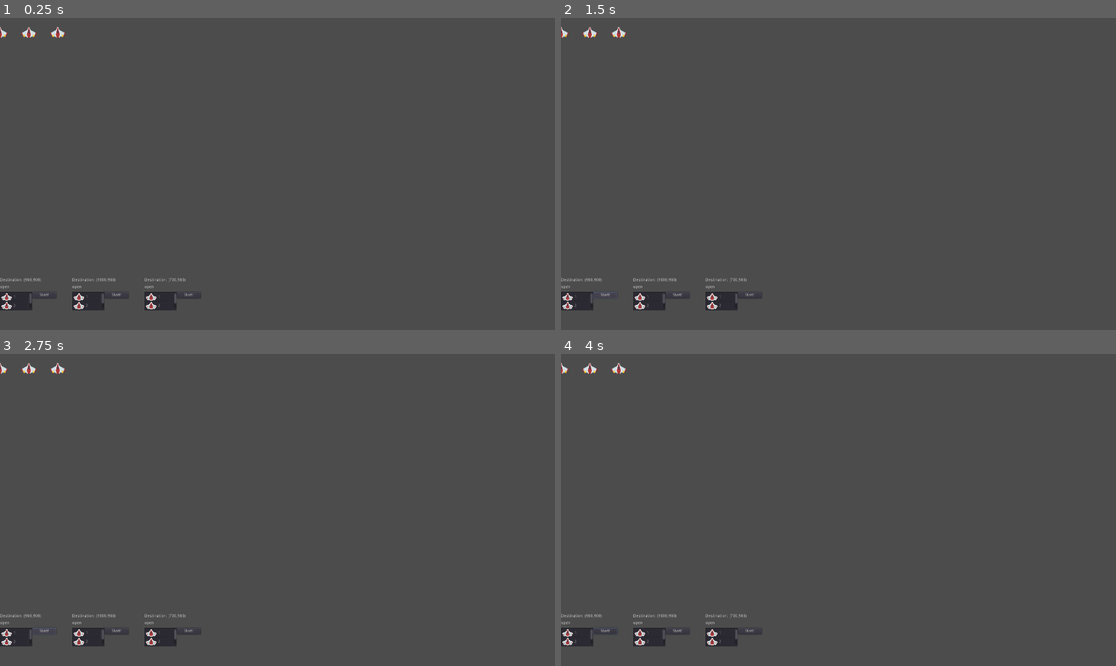
Above: before the commit, frames 1-4 (two rows, left to right).
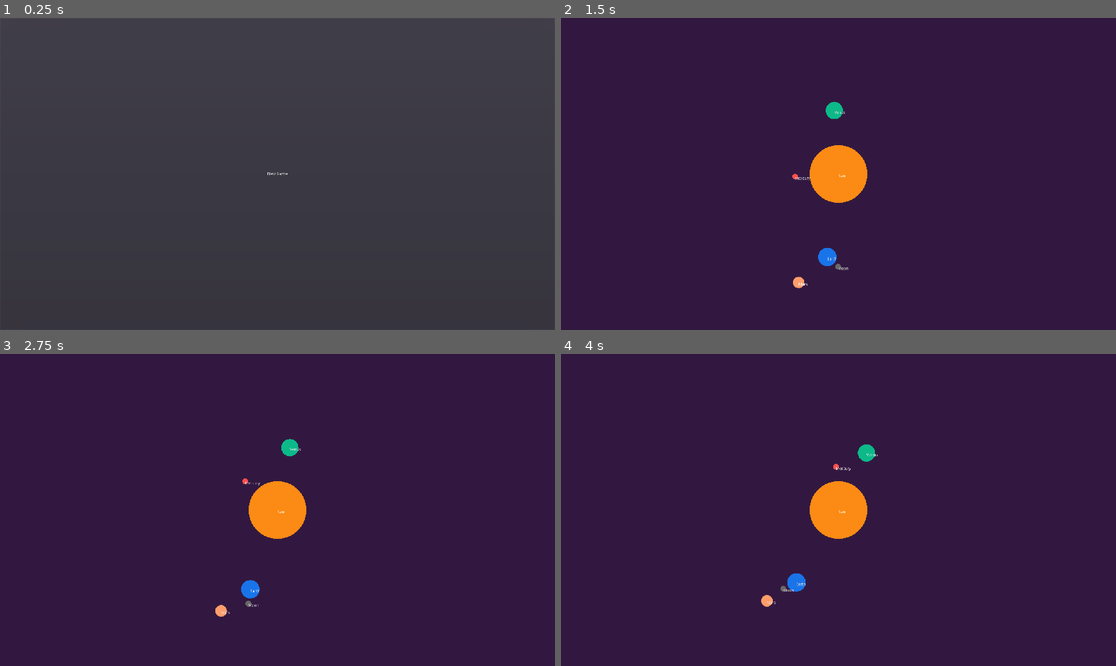
Above: after the commit, the same moments.

Repository: Stepets/BC3
Game: Godot game, scene res://scenes/Game.tscn
Same seed, same stepped clock (60 frames per second), same inputs: the game is played once before the commit and once after it. Before the commit the project starts from res://scenes/Main.tscn.
Inputs (mouse positions are in pixels of both pictures, inside the frame that each line leads up to):
- Up to frame 1 (0.25 s): no input
- Up to frame 2 (1.5 s): click (605, 295) at 0.5 s, where only the run before the commit has a clickable "Start!"; click (605, 295) at 1.25 s, where only the run before the commit has a clickable "Start!"
- Up to frame 3 (2.75 s): click (44, 631) at 2 s, where only the run before the commit has a clickable "Start!"
- Up to frame 4 (4 s): move the mouse to (960, 494) at 2.77 s; click (960, 494) at 2.92 s; move the mouse to (727, 525) at 3.52 s; click (727, 525) at 3.67 s

The runs differ from the first frame. In frame 1, 0.6% of the frame differs, in the area x 0-52%, y 2-94%; in frame 2, 99%, in the area x 0-100%, y 0-100%; in frame 3, 99%; in frame 4, 99%.

Commit message:
planets model/view separation

Diff:
--- a/project.godot
+++ b/project.godot
@@ -9,6 +9,11 @@
 config_version=4
 
 _global_script_classes=[ {
+"base": "CanvasLayer",
+"class": "GlobalCanvasLayer",
+"language": "GDScript",
+"path": "res://scripts/GlobalCanvasLayer.gd"
+}, {
 "base": "Node2D",
 "class": "Map",
 "language": "GDScript",
@@ -19,7 +24,7 @@
 "language": "GDScript",
 "path": "res://scripts/orbit_data.gd"
 }, {
-"base": "Node2D",
+"base": "Node",
 "class": "Planet",
 "language": "GDScript",
 "path": "res://scripts/Planet.gd"
@@ -34,6 +39,16 @@
 "language": "GDScript",
 "path": "res://scripts/PlanetUI.gd"
 }, {
+"base": "Node2D",
+"class": "PlanetView",
+"language": "GDScript",
+"path": "res://scripts/PlanetView.gd"
+}, {
+"base": "ViewportContainer",
+"class": "SceneManager",
+"language": "GDScript",
+"path": "res://scripts/Game.gd"
+}, {
 "base": "KinematicBody2D",
 "class": "Ship",
 "language": "GDScript",
@@ -43,26 +58,37 @@
 "class": "ShipData",
 "language": "GDScript",
 "path": "res://scripts/ship_data.gd"
+}, {
+"base": "Node",
+"class": "State",
+"language": "GDScript",
+"path": "res://scripts/State.gd"
+}, {
+"base": "Viewport",
+"class": "ViewportWithContext",
+"language": "GDScript",
+"path": "res://scripts/Viewport.gd"
 } ]
 _global_script_class_icons={
+"GlobalCanvasLayer": "",
 "Map": "",
 "OrbitData": "",
 "Planet": "",
 "PlanetData": "",
 "PlanetUI": "",
+"PlanetView": "",
+"SceneManager": "",
 "Ship": "",
-"ShipData": ""
+"ShipData": "",
+"State": "",
+"ViewportWithContext": ""
 }
 
 [application]
 
 config/name="Tycoon"
-run/main_scene="res://scenes/Main.tscn"
+run/main_scene="res://scenes/Game.tscn"
 config/icon="res://icon.png"
-
-[autoload]
-
-GlobalCanvasLayer="*res://scenes/GlobalCanvasLayer.tscn"
 
 [display]
 
--- /dev/null
+++ b/scenes/Game.tscn
@@ -0,0 +1,12 @@
+[gd_scene load_steps=2 format=2]
+
+[ext_resource path="res://scripts/Game.gd" type="Script" id=2]
+
+[node name="Container" type="ViewportContainer"]
+anchor_right = 1.0
+anchor_bottom = 1.0
+stretch = true
+script = ExtResource( 2 )
+__meta__ = {
+"_edit_use_anchors_": false
+}
--- a/scenes/GlobalCanvasLayer.tscn
+++ b/scenes/GlobalCanvasLayer.tscn
@@ -2,6 +2,5 @@
 
 [ext_resource path="res://scripts/GlobalCanvasLayer.gd" type="Script" id=1]
 
-
 [node name="CanvasLayer" type="CanvasLayer"]
 script = ExtResource( 1 )
--- a/scenes/Map.tscn
+++ b/scenes/Map.tscn
@@ -1,37 +1,17 @@
-[gd_scene load_steps=8 format=2]
+[gd_scene load_steps=5 format=2]
 
 [ext_resource path="res://scripts/Map.gd" type="Script" id=1]
-[ext_resource path="res://scripts/orbit_data.gd" type="Script" id=2]
-[ext_resource path="res://scripts/planet_data.gd" type="Script" id=3]
-[ext_resource path="res://scenes/Planet.tscn" type="PackedScene" id=4]
+[ext_resource path="res://scripts/Viewport.gd" type="Script" id=2]
+[ext_resource path="res://scenes/State.tscn" type="PackedScene" id=3]
+[ext_resource path="res://scenes/GlobalCanvasLayer.tscn" type="PackedScene" id=4]
 
-[sub_resource type="Resource" id=1]
-script = ExtResource( 3 )
-name = "TP"
-color = Color( 0.196078, 0.494118, 0.952941, 1 )
-radius = 20
+[node name="Map" type="Viewport"]
+script = ExtResource( 2 )
 
-[sub_resource type="Resource" id=2]
-script = ExtResource( 2 )
-host = NodePath("../Star")
-radius = 200
-angular_speed = 0.105
-angle = 0.0
+[node name="State" parent="." instance=ExtResource( 3 )]
 
-[sub_resource type="Resource" id=3]
-script = ExtResource( 3 )
-name = "Star"
-color = Color( 0.945098, 0.513726, 0.129412, 1 )
-radius = 100
-
-[node name="Map" type="Node2D"]
+[node name="Background" type="Node2D" parent="."]
 script = ExtResource( 1 )
 color = Color( 0.2, 0.0980392, 0.254902, 1 )
 
-[node name="Planet" parent="." instance=ExtResource( 4 )]
-data_r = SubResource( 1 )
-orbit_r = SubResource( 2 )
-
-[node name="Star" parent="." instance=ExtResource( 4 )]
-position = Vector2( 500, 300 )
-data_r = SubResource( 3 )
+[node name="CanvasLayer" parent="." instance=ExtResource( 4 )]
--- /dev/null
+++ b/scenes/Menu.tscn
@@ -0,0 +1,16 @@
+[gd_scene load_steps=3 format=2]
+
+[ext_resource path="res://scripts/Viewport.gd" type="Script" id=1]
+[ext_resource path="res://scripts/MenuNewGameButton.gd" type="Script" id=2]
+
+[node name="Menu" type="Viewport"]
+script = ExtResource( 1 )
+
+[node name="NewGameButton" type="Button" parent="."]
+anchor_right = 1.0
+anchor_bottom = 1.0
+text = "New Game"
+script = ExtResource( 2 )
+__meta__ = {
+"_edit_use_anchors_": false
+}
--- a/scenes/Planet.tscn
+++ b/scenes/Planet.tscn
@@ -1,7 +1,6 @@
 [gd_scene load_steps=2 format=2]
 
-[ext_resource path="res://scripts/Planet.gd" type="Script" id=1]
-
+[ext_resource path="res://scripts/PlanetView.gd" type="Script" id=1]
 
 [node name="Planet" type="Node2D"]
 script = ExtResource( 1 )
--- /dev/null
+++ b/scenes/State.tscn
@@ -0,0 +1,96 @@
+[gd_scene load_steps=10 format=2]
+
+[ext_resource path="res://scripts/State.gd" type="Script" id=1]
+[ext_resource path="res://scripts/Planet.gd" type="Script" id=2]
+[ext_resource path="res://scripts/planet_data.gd" type="Script" id=3]
+
+[sub_resource type="Resource" id=1]
+script = ExtResource( 3 )
+name = "Sun"
+color = Color( 0.988235, 0.54902, 0.0823529, 1 )
+radius = 100
+host = NodePath("")
+orbit_radius = 0
+angular_speed = 0.0
+angle = 0.0
+
+[sub_resource type="Resource" id=2]
+script = ExtResource( 3 )
+name = "Mercury"
+color = Color( 1, 0.309804, 0.309804, 1 )
+radius = 10
+host = NodePath("../Sun")
+orbit_radius = 150
+angular_speed = 0.628
+angle = 1234.0
+
+[sub_resource type="Resource" id=3]
+script = ExtResource( 3 )
+name = "Venus"
+color = Color( 0.0509804, 0.729412, 0.541176, 1 )
+radius = 30
+host = NodePath("../Sun")
+orbit_radius = 220
+angular_speed = 0.209
+angle = 4321.0
+
+[sub_resource type="Resource" id=4]
+script = ExtResource( 3 )
+name = "Earth"
+color = Color( 0.101961, 0.458824, 0.921569, 1 )
+radius = 32
+host = NodePath("../Sun")
+orbit_radius = 290
+angular_speed = 0.157
+angle = 322.0
+
+[sub_resource type="Resource" id=5]
+script = ExtResource( 3 )
+name = "Mars"
+color = Color( 1, 0.623529, 0.423529, 1 )
+radius = 20
+host = NodePath("../Sun")
+orbit_radius = 400
+angular_speed = 0.126
+angle = 228.0
+
+[sub_resource type="Resource" id=6]
+script = ExtResource( 3 )
+name = "Moon"
+color = Color( 0.411765, 0.411765, 0.411765, 1 )
+radius = 10
+host = NodePath("../Earth")
+orbit_radius = 50
+angular_speed = 0.785
+angle = 0.0
+
+[node name="State" type="Node"]
+script = ExtResource( 1 )
+
+[node name="Planets" type="Node" parent="."]
+
+[node name="Sun" type="Node" parent="Planets"]
+script = ExtResource( 2 )
+data_r = SubResource( 1 )
+
+[node name="Mercury" type="Node" parent="Planets"]
+script = ExtResource( 2 )
+data_r = SubResource( 2 )
+
+[node name="Venus" type="Node" parent="Planets"]
+script = ExtResource( 2 )
+data_r = SubResource( 3 )
+
+[node name="Earth" type="Node" parent="Planets"]
+script = ExtResource( 2 )
+data_r = SubResource( 4 )
+
+[node name="Mars" type="Node" parent="Planets"]
+script = ExtResource( 2 )
+data_r = SubResource( 5 )
+
+[node name="Moon" type="Node" parent="Planets"]
+script = ExtResource( 2 )
+data_r = SubResource( 6 )
+
+[node name="Routes" type="Node" parent="."]
--- /dev/null
+++ b/scripts/Game.gd
@@ -0,0 +1,24 @@
+extends ViewportContainer
+class_name SceneManager
+
+var menu_scene = preload("res://scenes/Menu.tscn")
+
+func _ready():
+	switch_to(menu_scene.instance())
+
+func switch_to(scene):
+	call_deferred("do_switch_to", scene)
+
+func do_switch_to(scene):
+	for c in get_children():
+		remove_child(c)
+		c.free()
+	add_child(scene)
+	get_tree().get_frame()
+
+	fix_viewport_size()
+
+func fix_viewport_size():
+	var orig_rect_size = rect_size
+	rect_size = Vector2()
+	rect_size = orig_rect_size
--- a/scripts/GlobalCanvasLayer.gd
+++ b/scripts/GlobalCanvasLayer.gd
@@ -1,4 +1,5 @@
 extends CanvasLayer
+class_name GlobalCanvasLayer
 
 func set_ui(ui):
 	for c in get_children():
--- a/scripts/Map.gd
+++ b/scripts/Map.gd
@@ -5,3 +5,16 @@
 
 func _draw():
 	draw_rect(get_viewport_rect(), color)
+
+func _ready():
+	var context : ViewportWithContext = get_viewport()
+	var state : State = context.find(null, "State")
+	for p in state.planets():
+		var view : PlanetView = PlanetView.mew()
+		view.init(p)
+		add_child(view)
+		if not view.data.is_orbiting():
+			call_deferred("place_centered", view)
+
+func place_centered(view : PlanetView) -> void:
+	view.position = get_viewport().size / 2
--- /dev/null
+++ b/scripts/MenuNewGameButton.gd
@@ -0,0 +1,6 @@
+extends Button
+
+var game_scene = preload("res://scenes/Map.tscn")
+
+func _ready():
+	connect("button_up", get_tree().current_scene, "switch_to", [game_scene.instance()])
--- a/scripts/Planet.gd
+++ b/scripts/Planet.gd
@@ -1,28 +1,12 @@
-extends Node2D
+extends Node
 class_name Planet
 
 export var data_r : Resource
-export var orbit_r : Resource
 onready var data : PlanetData = data_r as PlanetData
-onready var orbit : OrbitData = orbit_r as OrbitData
-
-func _ready():
-	$Label.text = data.name
-
-func _draw():
-	draw_circle(Vector2(), data.radius, data.color)
 
 func _process(delta):
-	if orbit != null:
-		orbit.angle += orbit.angular_speed * delta
-		var host : Node2D = get_node(orbit.host)
-		set_global_position(host.get_global_position() + Vector2(orbit.radius * cos(orbit.angle), orbit.radius * sin(orbit.angle)))
+	if data.is_orbiting():
+		data.angle += data.angular_speed * delta
 
-func _unhandled_input(event):
-	if event is InputEventMouseButton and event.pressed and not event.is_echo() and event.button_index == BUTTON_LEFT:
-		if (get_global_position() - event.position).length() < data.radius:
-			var planet_ui : PlanetUI = PlanetUI.sc()
-			GlobalCanvasLayer.set_ui(planet_ui)
-			planet_ui.show()
-			get_tree().paused = true
-			get_tree().set_input_as_handled()
+func get_host():
+	return get_node(data.host)
--- /dev/null
+++ b/scripts/PlanetView.gd
@@ -0,0 +1,39 @@
+extends Node2D
+class_name PlanetView
+
+var planet : Planet
+var data : PlanetData
+
+func init(planet : Planet):
+	self.planet = planet
+	self.data = planet.data
+
+func _ready():
+	$Label.text = data.name
+	var context : ViewportWithContext = get_viewport()
+	context.register(planet, "PlanetView", self)
+
+func _draw():
+	draw_circle(Vector2(), data.radius, data.color)
+
+func _process(delta):
+	if data.is_orbiting():
+		var host : Planet = planet.get_host()
+		var context : ViewportWithContext = get_viewport()
+		var host_view = context.find(host, "PlanetView")
+		set_global_position(host_view.get_global_position() + Vector2(data.orbit_radius * cos(data.angle), data.orbit_radius * sin(data.angle)))
+
+func _unhandled_input(event):
+	if event is InputEventMouseButton and event.pressed and not event.is_echo() and event.button_index == BUTTON_LEFT:
+		print(get_global_position() - event.position)
+		if (get_global_position() - event.position).length() < data.radius:
+			var planet_ui : PlanetUI = PlanetUI.sc()
+			var context : ViewportWithContext = get_viewport()
+			var canvas_layer : GlobalCanvasLayer = context.find(null, "GlobalCanvasLayer")
+			canvas_layer.set_ui(planet_ui)
+			planet_ui.show()
+			get_tree().paused = true
+			get_tree().set_input_as_handled()
+
+static func mew():
+	return load("res://scenes/Planet.tscn").instance()
--- /dev/null
+++ b/scripts/State.gd
@@ -0,0 +1,9 @@
+extends Node
+class_name State
+
+func _ready():
+	var context : ViewportWithContext = get_viewport()
+	context.register(null, "State", self)
+
+func planets() -> Array:
+	return $Planets.get_children()
--- /dev/null
+++ b/scripts/Viewport.gd
@@ -0,0 +1,22 @@
+extends Viewport
+class_name ViewportWithContext
+
+var components : Dictionary = {}
+const stub = {}
+
+func find(data, type):
+	return components.get(data, stub).get(type)
+
+func register(data, type, value):
+	if not components.has(data):
+		components[data] = {}
+	components[data][type] = value
+
+func remove(data, type):
+	components.get(data, stub).erase(type)
+
+func erase(data):
+	components.erase(data)
+
+func clear():
+	components.clear()
--- a/scripts/orbit_data.gd
+++ b/scripts/orbit_data.gd
@@ -1,7 +1,2 @@
 extends Resource
 class_name OrbitData
-
-export var host : NodePath
-export var radius : int
-export var angular_speed : float
-export var angle : float
--- a/scripts/planet_data.gd
+++ b/scripts/planet_data.gd
@@ -4,3 +4,11 @@
 export var name : String
 export var color : Color
 export var radius : int
+
+export var host : NodePath
+export var orbit_radius : int
+export var angular_speed : float
+export var angle : float
+
+func is_orbiting() -> bool:
+	return not host.is_empty()
